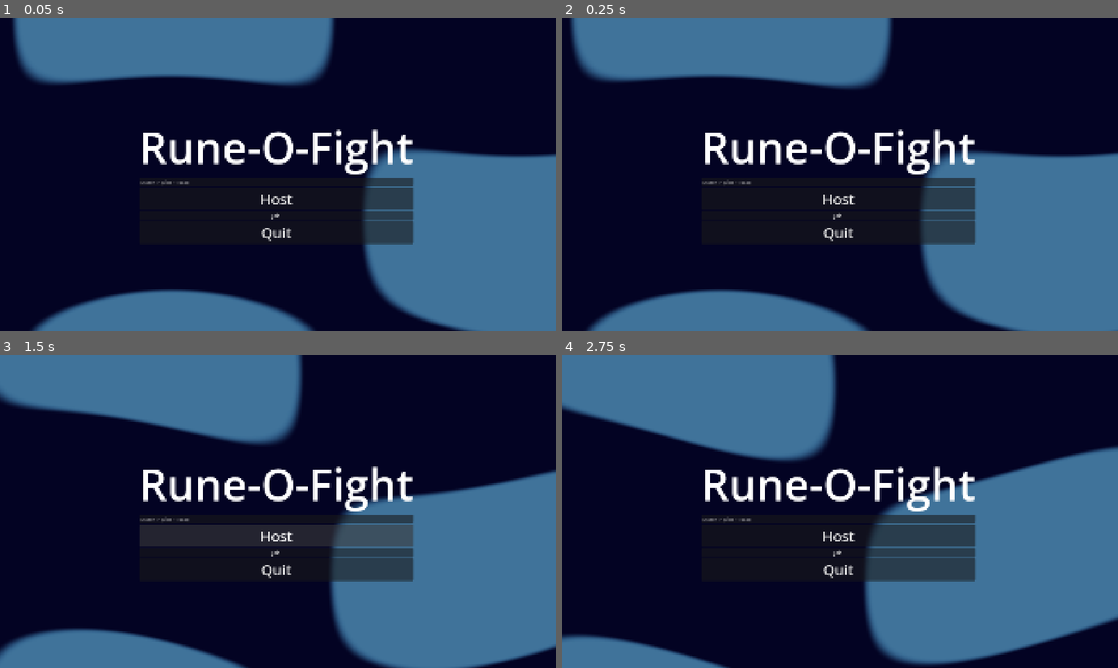
Above: before the commit, frames 1-4 (two rows, left to right).
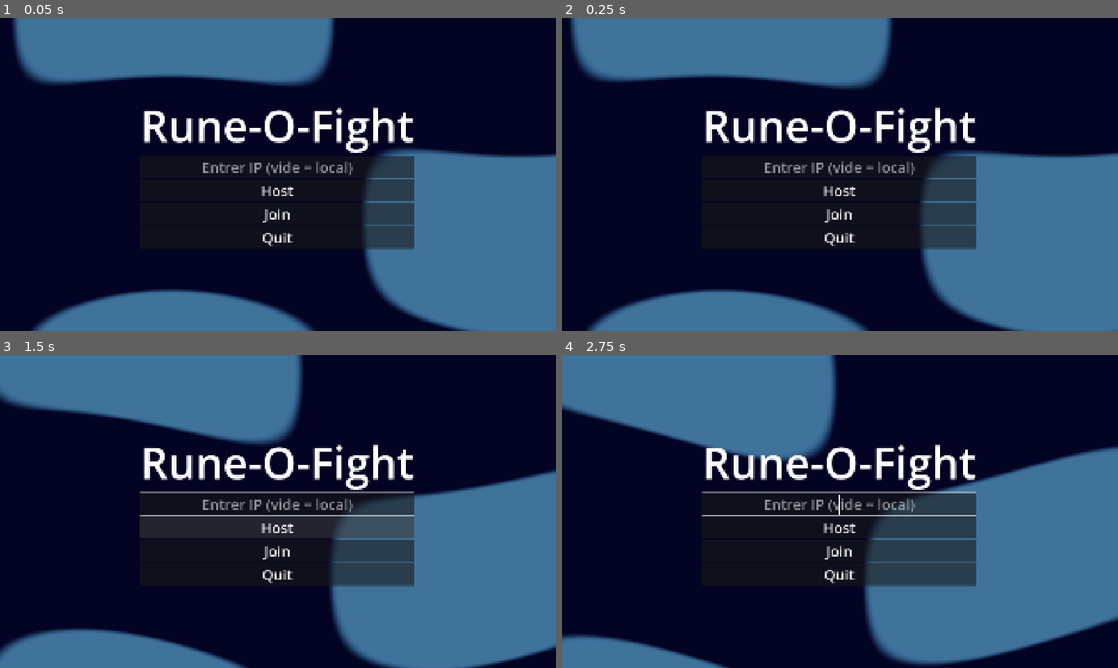
Above: after the commit, the same moments.

Repository: justlehfel/runofight
Game: Godot game, scene res://Scenes/MainMenu.tscn
Two runs of this game, one before a commit and one after it. Both use one fixed random seed, a clock stepped at 60 frames per second and the inputs below.
Inputs (mouse positions are in pixels of both pictures, inside the frame that each line leads up to):
- Up to frame 1 (0.05 s): no input
- Up to frame 2 (0.25 s): no input
- Up to frame 3 (1.5 s): tap Enter (ui_accept) at 0.5, 0.77 s; move the mouse to (400, 495) at 0.52 s; hold Right (ui_right) from 0.53 s (still down); click (400, 495) at 0.67 s; move the mouse to (166, 527) at 1.27 s
- Up to frame 4 (2.75 s): tap Enter (ui_accept) at 1.52 s; move the mouse to (895, 442) at 2.02 s; release Right (ui_right) at 2.03 s; hold Left (ui_left) from 2.03 s (still down)

The runs differ from the first frame. In frame 1, 5.7% of the frame differs, in the area x 25-75%, y 28-74%; in frame 2, 5.7%; in frame 3, 6.7%; in frame 4, 6.7%.

Commit message:
Ajout texture + Patch

Diff:
--- a/Scenes/Arena.tscn
+++ b/Scenes/Arena.tscn
@@ -14,15 +14,59 @@
 
 [node name="Players" type="Node2D" parent="." unique_id=991413368]
 
-[node name="Bloc" parent="." unique_id=1246921568 instance=ExtResource("2_pyk7t")]
-position = Vector2(311, 952)
+[node name="WallLeft" parent="." unique_id=1246921568 instance=ExtResource("2_pyk7t")]
+position = Vector2(-8, 582)
+rotation = 3.1415927
+scale = Vector2(0.40372765, -10.671644)
 
-[node name="Bloc2" parent="." unique_id=1149894633 instance=ExtResource("2_pyk7t")]
+[node name="WallRight" parent="." unique_id=1647141140 instance=ExtResource("2_pyk7t")]
+position = Vector2(1932, 601.00006)
+rotation = 3.1415927
+scale = Vector2(0.40372765, -10.671644)
+
+[node name="Bloc" parent="." unique_id=1060114466 instance=ExtResource("2_pyk7t")]
+position = Vector2(274, 997)
+scale = Vector2(0.6800006, 0.56000125)
+
+[node name="Bloc3" parent="." unique_id=1502916122 instance=ExtResource("2_pyk7t")]
+position = Vector2(489, 866)
+scale = Vector2(0.6800006, 0.56000125)
+
+[node name="Bloc11" parent="." unique_id=1364344716 instance=ExtResource("2_pyk7t")]
+position = Vector2(382, 930)
+scale = Vector2(0.6800006, 0.56000125)
+
+[node name="Bloc12" parent="." unique_id=350049925 instance=ExtResource("2_pyk7t")]
+position = Vector2(1473, 934)
+scale = Vector2(0.6800006, 0.56000125)
+
+[node name="Bloc6" parent="." unique_id=702138886 instance=ExtResource("2_pyk7t")]
+position = Vector2(635, 800)
+scale = Vector2(0.6800006, 0.56000125)
+
+[node name="Bloc7" parent="." unique_id=133782552 instance=ExtResource("2_pyk7t")]
+position = Vector2(1257, 796)
+scale = Vector2(0.6800006, 0.56000125)
+
+[node name="Bloc8" parent="." unique_id=1725326833 instance=ExtResource("2_pyk7t")]
+position = Vector2(1363.9999, 852)
+scale = Vector2(0.6800006, 0.56000125)
+
+[node name="Bloc9" parent="." unique_id=1587492739 instance=ExtResource("2_pyk7t")]
+position = Vector2(1579.9999, 1005.00006)
+scale = Vector2(0.6800006, 0.56000125)
+
+[node name="Bloc10" parent="." unique_id=2015240718 instance=ExtResource("2_pyk7t")]
+position = Vector2(792, 834.00006)
+scale = Vector2(1.020664, 0.6626986)
+
+[node name="Bloc13" parent="." unique_id=854125382 instance=ExtResource("2_pyk7t")]
+position = Vector2(1103, 837.00006)
+scale = Vector2(1.020664, 0.6626986)
+
+[node name="Ground" parent="." unique_id=1149894633 instance=ExtResource("2_pyk7t")]
 position = Vector2(940.00006, 1140)
 scale = Vector2(15.54581, 1.2343912)
-
-[node name="Bloc3" parent="." unique_id=388656663 instance=ExtResource("2_pyk7t")]
-position = Vector2(1637, 923)
 
 [node name="BackgroundLayer" type="CanvasLayer" parent="." unique_id=192759543]
 layer = -1
--- a/Scenes/MainMenu.tscn
+++ b/Scenes/MainMenu.tscn
@@ -30,10 +30,10 @@
 
 [node name="VBoxContainer" type="VBoxContainer" parent="." unique_id=1283407335]
 layout_mode = 0
-offset_left = 481.0
-offset_top = 342.0
-offset_right = 1428.0
-offset_bottom = 774.0
+offset_left = 484.0
+offset_top = 267.0
+offset_right = 1431.0
+offset_bottom = 837.0
 
 [node name="Label" type="Label" parent="VBoxContainer" unique_id=1341254487]
 layout_mode = 2
@@ -42,7 +42,9 @@
 
 [node name="IpInput" type="LineEdit" parent="VBoxContainer" unique_id=1683042989]
 layout_mode = 2
+theme_override_font_sizes/font_size = 50
 placeholder_text = "Entrer IP (vide = local)"
+alignment = 1
 
 [node name="BtnHost" type="Button" parent="VBoxContainer" unique_id=1254787382]
 layout_mode = 2
@@ -51,6 +53,7 @@
 
 [node name="BtnJoin" type="Button" parent="VBoxContainer" unique_id=1572314379]
 layout_mode = 2
+theme_override_font_sizes/font_size = 50
 text = "Join"
 
 [node name="BtnQuit" type="Button" parent="VBoxContainer" unique_id=450033707]
--- a/Scenes/Player.tscn
+++ b/Scenes/Player.tscn
@@ -2,6 +2,7 @@
 
 [ext_resource type="Script" uid="uid://d1s7fenefiswn" path="res://Scripts/Player.gd" id="1_kyqiw"]
 [ext_resource type="Texture2D" uid="uid://ikiwqtyfiuc5" path="res://icon.svg" id="1_rpqav"]
+[ext_resource type="Texture2D" uid="uid://bdxbkjayqxfx2" path="res://Assets/character_temp.png" id="2_gntrk"]
 
 [sub_resource type="Gradient" id="Gradient_kyqiw"]
 offsets = PackedFloat32Array(0, 0.25510204, 0.59090906)
@@ -14,7 +15,7 @@
 fill_to = Vector2(0, 0)
 
 [sub_resource type="RectangleShape2D" id="RectangleShape2D_kyqiw"]
-size = Vector2(129, 128)
+size = Vector2(129, 125.1503)
 
 [sub_resource type="SceneReplicationConfig" id="SceneReplicationConfig_kyqiw"]
 properties/0/path = NodePath(".:position")
@@ -68,10 +69,13 @@
 
 [node name="Sprite2D" type="Sprite2D" parent="." unique_id=619544862]
 modulate = Color(0, 14.666419, 0, 1)
-texture = ExtResource("1_rpqav")
+position = Vector2(-1.1900544, -9.91626)
+scale = Vector2(0.21269555, 0.23757716)
+texture = ExtResource("2_gntrk")
 
 [node name="CollisionShape2D" type="CollisionShape2D" parent="." unique_id=1576900286]
-position = Vector2(0.5, 0)
+position = Vector2(0.5, 1.4248483)
+scale = Vector2(1, 0.9999999)
 shape = SubResource("RectangleShape2D_kyqiw")
 
 [node name="WeaponPivot" type="Node2D" parent="." unique_id=1201785998]
@@ -95,5 +99,5 @@
 show_percentage = false
 metadata/_edit_use_anchors_ = true
 
-[node name="MultiplayerSynchronizer" type="MultiplayerSynchronizer" parent="." unique_id=891523675]
+[node name="MultiplayerSynchronizer" type="MultiplayerSynchronizer" parent="." unique_id=1949344061]
 replication_config = SubResource("SceneReplicationConfig_kyqiw")
Binary file added: Assets/character_temp.png
Not shown, added: Assets/character_temp.png.import
